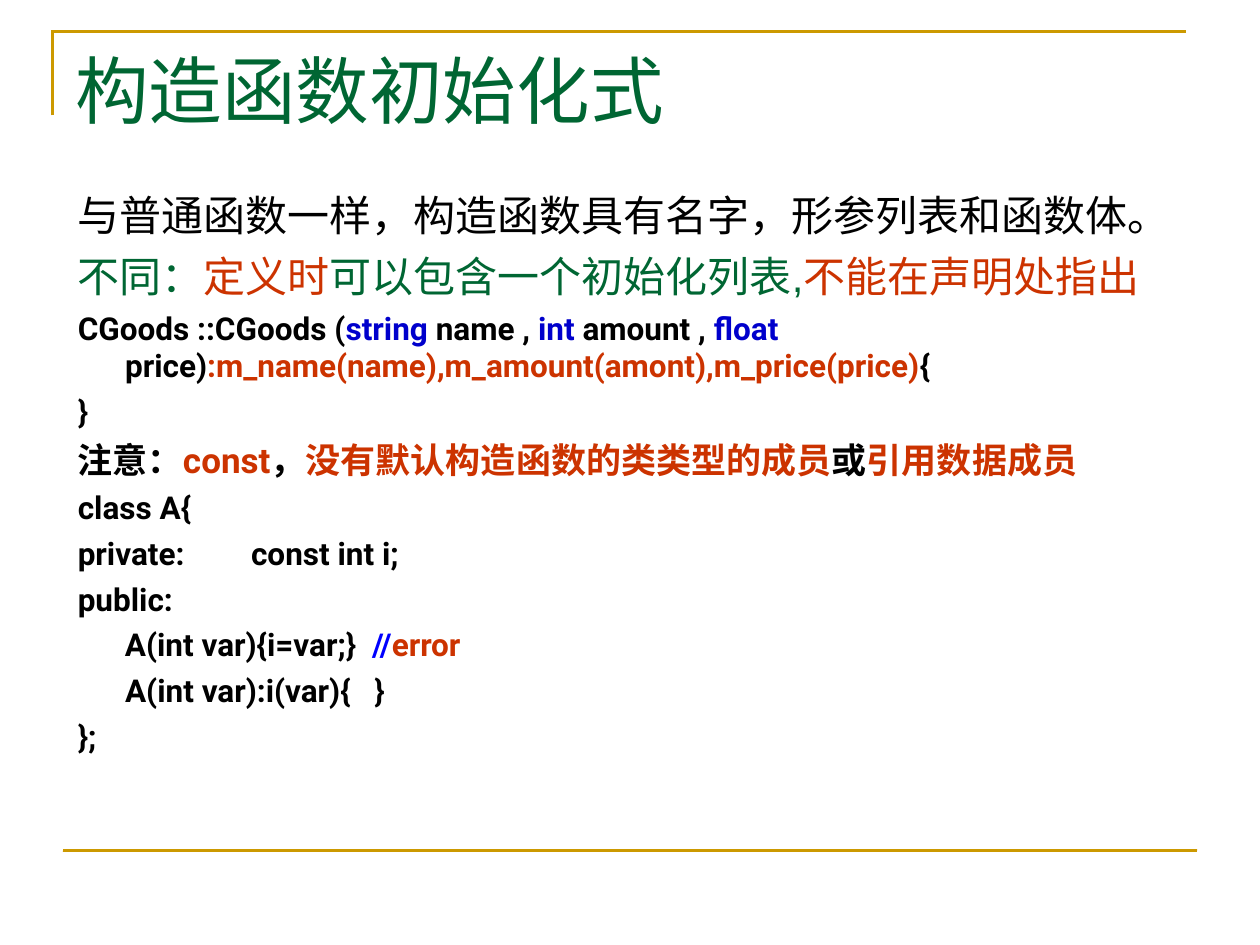
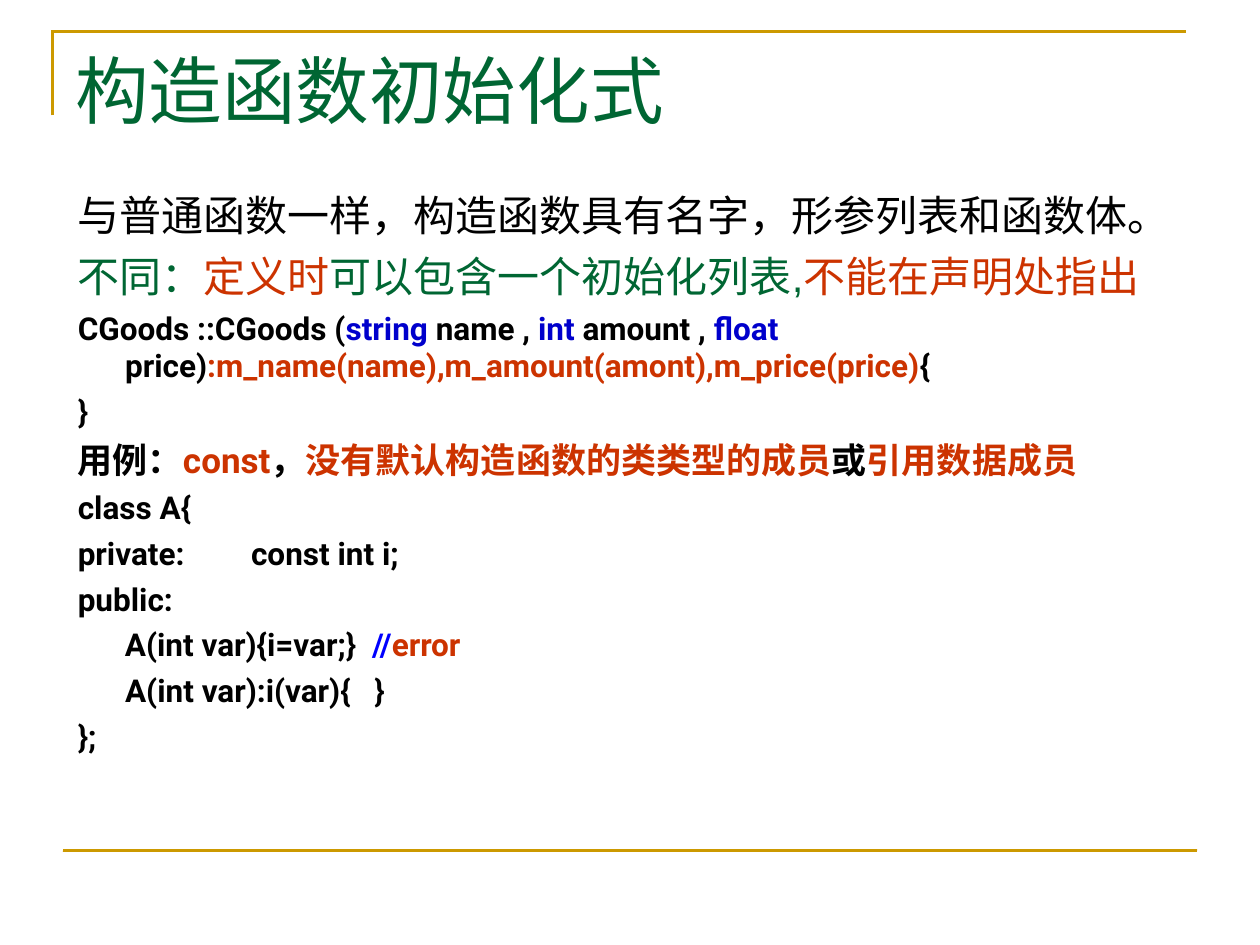
Before and after one commit to Changhe160/Changhe160.github.io, a slide deck: slide 27 of teachingRes/Cplusplus/unit04类与对象.ppt. Drawn at 1260x945 pixels with LibreOffice and Linux fonts; fonts in the diff are those of the drawing. Boxes give left, top, right and bottom in pixels: in the first picture for what was removed or moved away, otherwise in the second. Text is boxed around its words. In the diff, an @@ line names an element or a change of style, - is before the commit and + after.

```diff
--- a/teachingRes/Cplusplus/unit04类与对象.ppt
+++ b/teachingRes/Cplusplus/unit04类与对象.ppt
@@ text at <box>78,443,1077,478</box>: text changed @@
-注意：const，没有默认构造函数的类类型的成员或引用数据成员
+用例：const，没有默认构造函数的类类型的成员或引用数据成员
```
Also in this commit, not shown: 12 other slides changed, 1 slide added.
